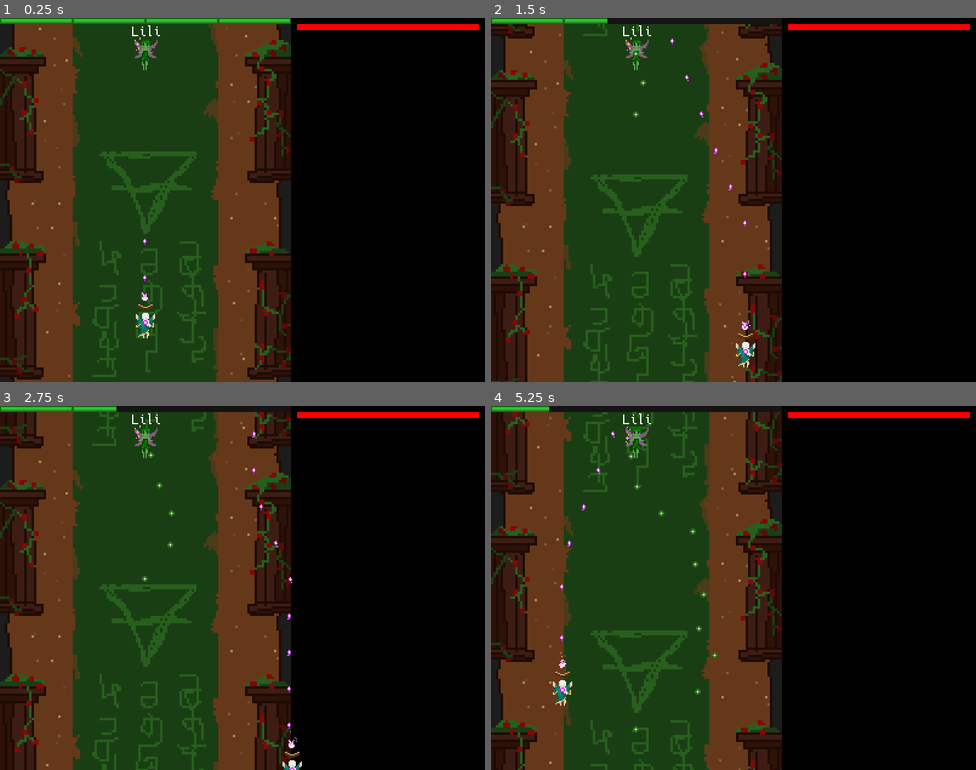
Above: before the commit, frames 1-4 (two rows, left to right).
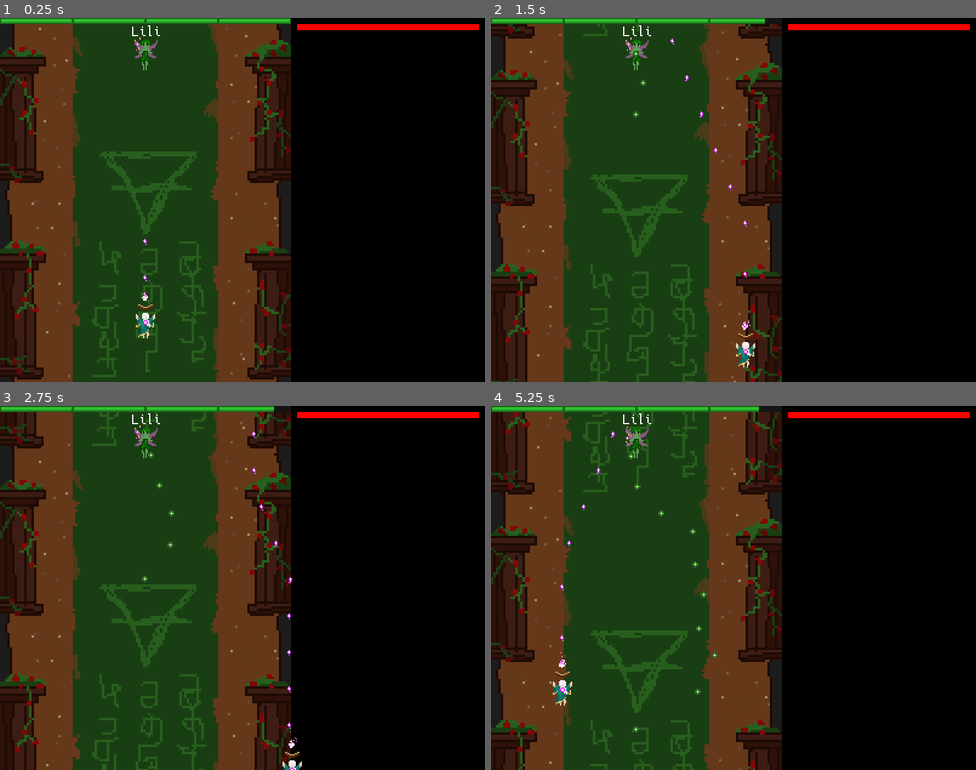
Above: after the commit, the same moments.

Repository: Voltinus/rimu
Game: Godot game, scene res://levels/Level2Earth/Level2Earth.tscn
The game is run twice, just before and just after one commit, with the same random seed, the same clock (stepped at 60 frames per second) and the same inputs. This scene is started directly instead of the project's main scene.
Inputs:
- Up to frame 1 (0.25 s): no input
- Up to frame 2 (1.5 s): tap Enter (dialogue_skip) at 0.5 s; hold D (move_right) 0.53-1.28 s; hold S (move_down) from 1.28 s (still down)
- Up to frame 3 (2.75 s): release S (move_down) at 2.03 s; hold D (move_right) from 2.03 s (still down)
- Up to frame 4 (5.25 s): release D (move_right) at 2.78 s; hold W (move_up) 2.78-3.53 s; hold A (move_left) 3.53-5.03 s; hold S (move_down) from 5.03 s (still down)

The runs differ from the first frame. In frame 1, less than 0.1% of the frame differs, in the area x 29-31%, y 61-78%; in frame 2, 0.6%; in frame 3, 0.6%; in frame 4, 0.8%, in the area x 12-56%, y 0-72%.

Commit message:
Changing scripts to typed GDScript

Diff:
--- a/actors/Enemy/Enemy.gd
+++ b/actors/Enemy/Enemy.gd
@@ -1,7 +1,8 @@
 extends KinematicBody2D
+class_name Enemy
 
 
-const MAX_HP = 10
+const MAX_HP = 100
 var hp = MAX_HP
 var alive = true
 var _element = null
@@ -27,7 +28,7 @@
 
 func init(element):
 	_element = element
-	$AnimatedSprite.animation = element
+	($AnimatedSprite as AnimatedSprite).animation = element
 	do_state()
 
 
@@ -52,7 +53,7 @@
 
 	hp = max(0, hp - damage)
 	emit_signal('hitted', float(hp)/MAX_HP)
-	$AnimationPlayer.play('damage')
+	($AnimationPlayer as AnimationPlayer).play('damage')
 	if hp == 0:
 		emit_signal('died')
 		alive = false
@@ -149,6 +150,6 @@
 		return
 
 	var node = Bullet.instance()
-	var vel = (get_node('../Player').position - position).normalized()
+	var vel = ((get_node('../Player') as Player).position - position).normalized()
 	node.init(vel, position, _element)
 	get_parent().add_child(node)
--- a/actors/Enemy/Enemy.tscn
+++ b/actors/Enemy/Enemy.tscn
@@ -137,7 +137,6 @@
 [node name="AnimatedSprite" type="AnimatedSprite" parent="."]
 frames = SubResource( 16 )
 animation = "fire"
-frame = 1
 playing = true
 
 [node name="CollisionShape2D" type="CollisionShape2D" parent="."]
--- a/actors/Player/Player.gd
+++ b/actors/Player/Player.gd
@@ -1,19 +1,19 @@
 extends KinematicBody2D
+class_name Player
 
 
-var velocity = Vector2()
-export var speed = 120
-export var max_hp = 20
-var hp = max_hp
+var velocity: Vector2
+export var speed: int = 120
+export var max_hp: int = 20
+var hp: int = max_hp
 
-var Bullet = preload("res://objects/PlayerBullet/PlayerBullet.tscn")
-
+var Bullet: PackedScene = preload("res://objects/PlayerBullet/PlayerBullet.tscn")
 
 signal hitted(hp_left)
 signal died
 
 
-func _physics_process(_delta):
+func _physics_process(_delta) -> void:
 	velocity = Vector2(0, 0)
 	if Input.is_action_pressed("move_left"):
 		velocity.x -= 1
@@ -32,15 +32,15 @@
 	var _collisions = move_and_slide(velocity * speed)
 
 
-func _on_ShootTimer_timeout():
-	var node = Bullet.instance()
+func _on_ShootTimer_timeout() -> void:
+	var node: PlayerBullet = Bullet.instance()
 	node.init(Vector2(0, -1), position + Vector2(0, -20))
 	get_parent().add_child(node)
 
 
-func hit(damage):
-	$AnimationPlayer.play("damage")
-	hp = max(0, hp - damage)
+func hit(damage: int) -> void:
+	($AnimationPlayer as AnimationPlayer).play("damage")
+	hp = int(max(0, hp - damage))
 	emit_signal("hitted", float(hp)/max_hp)
 	if hp == 0:
 		emit_signal("died")
@@ -48,5 +48,5 @@
 		self.queue_free()
 
 
-func _on_Enemy_died():
-	$ShootTimer.stop()
+func _on_Enemy_died() -> void:
+	($ShootTimer as Timer).stop()
--- a/actors/Player/Player.tscn
+++ b/actors/Player/Player.tscn
@@ -110,6 +110,7 @@
 [node name="AnimatedSprite" type="AnimatedSprite" parent="Flames"]
 position = Vector2( 0, -20 )
 frames = SubResource( 12 )
+frame = 1
 playing = true
 __meta__ = {
 "_edit_group_": true
@@ -124,6 +125,5 @@
 [node name="Shield" type="AnimatedSprite" parent="."]
 visible = false
 frames = SubResource( 8 )
-frame = 4
 playing = true
 [connection signal="timeout" from="ShootTimer" to="." method="_on_ShootTimer_timeout"]
--- a/levels/EndOfVersion/EndOfVersion.tscn
+++ b/levels/EndOfVersion/EndOfVersion.tscn
@@ -21,6 +21,9 @@
 align = 1
 valign = 1
 autowrap = true
+__meta__ = {
+"_edit_use_anchors_": false
+}
 
 [node name="ButtonMainMenu" type="Button" parent="."]
 margin_left = 150.0
--- a/levels/Level1Fire/Enemy.gd
+++ b/levels/Level1Fire/Enemy.gd
@@ -19,10 +19,13 @@
 	]
 
 	states2 = [
+		{ "speed": 1 },
+		{ "target": Vector2(0.5, 0.1) },
 		{ "shooting": false },
-		{ "speed": 2 },
-		{ "target": Vector2(0.5, 0.1) },
-		{ "callback": "curtain" }
+		{ "callback": "curtain" },
+		{ "callback": "fire_lines" },
+		{ "callback": "triple_burst" },
+
 	]
 
 func byle_jak():
@@ -46,9 +49,30 @@
 	callback_ended = true
 
 func curtain():
+	for i in range(5):
+		for j in range(10):
+			for k in range(2):
+				var node = Bullet.instance()
+				var vel = Vector2(0, 1)
+				var pos
+				if k:
+					pos = Vector2(Global.game_width() * (0.1 + i/12.0), -3)
+				else:
+					pos = Vector2(Global.game_width() * (0.9 - i/12.0), -3)
+				node.init(vel, pos, _element)
+				get_parent().add_child(node)
+			yield(get_tree().create_timer(0.15), 'timeout')
+		yield(get_tree().create_timer(0.3), 'timeout')
+	callback_ended = true
 
-
-
+func fire_lines():
+	for i in range(3):
+		var node = FireLine.instance()
+		node.position = Vector2(Global.game_width() * 0.5, Global.game_height() * (0.1 + i*0.3 + randf()/5))
+		print(node.position)
+		get_parent().add_child(node)
+		yield(get_tree().create_timer(0.3), 'timeout')
+	yield(get_tree().create_timer(5), 'timeout')
 	callback_ended = true
 
 func spawn_lava_walls():
@@ -59,17 +83,17 @@
 	pass
 
 func _on_ShootTimer_timeout():
-	if not alive or !shooting or get_node('../Player') == null:
+	if not alive or !shooting or (get_node('../Player') as Player) == null:
 		return
 
 	if float(hp)/MAX_HP < 0.5:
 		for i in range(3):
 			var node = Bullet.instance()
-			var vel = (get_node('../Player').position - position + Vector2((i-1)*10, 0)).normalized()
+			var vel = ((get_node('../Player') as Player).position - position + Vector2((i-1)*10, 0)).normalized()
 			node.init(vel, position, 'flame')
 			get_parent().add_child(node)
 	else:
 		var node = Bullet.instance()
-		var vel = (get_node('../Player').position - position).normalized()
+		var vel = ((get_node('../Player') as Player).position - position).normalized()
 		node.init(vel, position, _element)
 		get_parent().add_child(node)
--- a/levels/Story/Story.gd
+++ b/levels/Story/Story.gd
@@ -2,12 +2,12 @@
 
 
 func _ready():
-	$Label.text  = "  " + tr("STORY1")
-	$Label.text += "\n  " + tr("STORY2")
-	$Label.text += "\n  " + tr("STORY3")
-	$Label.text += "\n  " + tr("STORY4")
+	($Label as Label).text = "  " + tr("STORY1")
+	($Label as Label).text += "\n  " + tr("STORY2")
+	($Label as Label).text += "\n  " + tr("STORY3")
+	($Label as Label).text += "\n  " + tr("STORY4")
 
 
-func _input(event):
+func _input(event: InputEvent):
 	if event.is_action_pressed("dialogue_skip"):
 		Global.goto_scene("Dialogue1FerenBefore")
--- a/objects/EnemyBullet/EnemyBullet.gd
+++ b/objects/EnemyBullet/EnemyBullet.gd
@@ -10,7 +10,7 @@
 	velocity = vel.normalized()
 	position = pos
 	_element = elem
-	$AnimatedSprite.play(elem)
+	($AnimatedSprite as AnimatedSprite).play(elem)
 
 
 func _physics_process(delta):
--- a/objects/FireLine/FireLine.gd
+++ b/objects/FireLine/FireLine.gd
@@ -22,7 +22,7 @@
 
 var burning = false    # States if line is on fire
 var accumulator = 0    # Accumulator for gathering delta, until in exceeds the INTERVAL
-const INTERVAL = 0.5   # Interval in seconds in which player should take damage
+const INTERVAL = 0.2   # Interval in seconds in which player should take damage
 
 func _physics_process(delta):
 	accumulator += delta
--- a/objects/PlayerBullet/PlayerBullet.gd
+++ b/objects/PlayerBullet/PlayerBullet.gd
@@ -1,19 +1,22 @@
 extends Area2D
-
+class_name PlayerBullet
 
 const _SPEED = 300
 var velocity = Vector2()
 
 
 func init(vel, pos):
-	velocity = vel.normalized()
+	if vel.length() >= 1:
+		velocity = vel.normalized()
+	else:
+		velocity = vel
 	position = pos
 
 
 func _physics_process(delta):
 	position.x += velocity.x * _SPEED * delta
 	position.y += velocity.y * _SPEED * delta
-	if position.x < -5 or position.x > 245 or position.y < -5 or position.y > 305:
+	if position.x < -5 or position.x > Global.game_width() + 5 or position.y < -5 or position.y > Global.game_height() + 5:
 		self.queue_free()
 
 
--- a/objects/PlayerBullet/PlayerBullet.tscn
+++ b/objects/PlayerBullet/PlayerBullet.tscn
@@ -2,7 +2,6 @@
 
 [ext_resource path="res://objects/PlayerBullet/bullet_player.png" type="Texture" id=1]
 [ext_resource path="res://objects/PlayerBullet/PlayerBullet.gd" type="Script" id=2]
-
 
 [sub_resource type="RectangleShape2D" id=1]
 extents = Vector2( 2, 3 )
@@ -41,5 +40,6 @@
 
 [node name="AnimatedSprite" type="AnimatedSprite" parent="."]
 frames = SubResource( 5 )
+frame = 2
 playing = true
 [connection signal="body_entered" from="." to="." method="_on_PlayerBullet_body_entered"]
--- a/objects/Scroll/Scroll.gd
+++ b/objects/Scroll/Scroll.gd
@@ -1,7 +1,8 @@
 extends Area2D
+class_name Scroll
 
 
-var _element : String
+var _element: String
 
 const gradients = {
 	"fire":  [ Color(1, 1, 0.33), Color(1, 0.33, 0, 0.5) ],
@@ -11,10 +12,10 @@
 	"dark":  [ Color(1, 1, 1),    Color(1, 1, 1, 0.25) ]
 }
 
-func init(elem):
+func init(elem: String):
 	_element = elem
-	$Sprite.texture = load("res://objects/Scroll/scroll_%s.png" % elem)
-	$Particles2D.process_material.color_ramp.gradient.colors = PoolColorArray(gradients[elem])
+	($Sprite as Sprite).texture = load("res://objects/Scroll/scroll_%s.png" % elem)
+	($Particles2D as Particles2D).process_material.color_ramp.gradient.colors = PoolColorArray(gradients[elem])
 
 
 var next_scene = {
--- a/project.godot
+++ b/project.godot
@@ -8,9 +8,44 @@
 
 config_version=4
 
-_global_script_classes=[  ]
+_global_script_classes=[ {
+"base": "KinematicBody2D",
+"class": "Enemy",
+"language": "GDScript",
+"path": "res://actors/Enemy/Enemy.gd"
+}, {
+"base": "Control",
+"class": "GUI",
+"language": "GDScript",
+"path": "res://templates/Level/GUI.gd"
+}, {
+"base": "KinematicBody2D",
+"class": "Player",
+"language": "GDScript",
+"path": "res://actors/Player/Player.gd"
+}, {
+"base": "Area2D",
+"class": "PlayerBullet",
+"language": "GDScript",
+"path": "res://objects/PlayerBullet/PlayerBullet.gd"
+}, {
+"base": "Area2D",
+"class": "Scroll",
+"language": "GDScript",
+"path": "res://objects/Scroll/Scroll.gd"
+}, {
+"base": "Node2D",
+"class": "ScrollingBackground",
+"language": "GDScript",
+"path": "res://templates/ScrollingBackground/ScrollingBackground.gd"
+} ]
 _global_script_class_icons={
-
+"Enemy": "",
+"GUI": "",
+"Player": "",
+"PlayerBullet": "",
+"Scroll": "",
+"ScrollingBackground": ""
 }
 
 [application]
--- a/templates/Dialogue/Dialogue.gd
+++ b/templates/Dialogue/Dialogue.gd
@@ -1,7 +1,7 @@
 extends Control
 
 
-var textures = {
+var textures: Dictionary = {
 	"Feren":   preload("res://templates/Dialogue/character_fire.png"),
 	"Vada":    preload("res://templates/Dialogue/character_water.png"),
 	"Aria":    preload("res://templates/Dialogue/character_air.png"),
@@ -14,7 +14,7 @@
 	"Darek'h2": preload("res://templates/Dialogue/character_dark2.png")
 }
 
-var name_colors = {
+var name_colors: Dictionary = {
 	"Rimu":   Color.mediumturquoise,
 	"Feren":  Color.yellow,
 	"Vada":   Color.blue,
@@ -23,21 +23,20 @@
 	"Darek'h": Color.darkred
 }
 
-var dialogue_lines = []
-
-var current_line = 0
-var next_stage = ""
+var dialogue_lines: Array = []
+var current_line: int = 0
+var next_stage: String = ""
 
 func _ready():
 	if len(dialogue_lines) > 0:
 		_update()
 
-func init(lines, next):
+func init(lines: Array, next: String):
 	dialogue_lines = lines
 	next_stage = next
 	_update()
 
-func _input(event):
+func _input(event: InputEvent):
 	if event.is_action_pressed("dialogue_skip"):
 		current_line += 1
 		if current_line == len(dialogue_lines):
@@ -46,28 +45,28 @@
 			_update()
 
 func _update():
-	var line = dialogue_lines[current_line]
-	var name = line[0]
-	var text = line[1]
-	var unknown_name = false;
+	var line: Array = dialogue_lines[current_line]
+	var name: String = line[0]
+	var text: String = line[1]
+	var unknown_name: bool = false
 
 	if name[0] == "?":
 		unknown_name = true
 		name = name.substr(1)
 
 	if name == "Rimu":
-		$CharacterRimu.show()
-		$CharacterOther.hide()
+		($CharacterRimu as TextureRect).show()
+		($CharacterOther as TextureRect).hide()
 	else:
-		$CharacterRimu.hide()
-		$CharacterOther.show()
-		$CharacterOther.texture = textures[name]
-		$CharacterOther.texture.set_flags(3) # defaults, but without filter
+		($CharacterRimu as TextureRect).hide()
+		($CharacterOther as TextureRect).show()
+		($CharacterOther as TextureRect).texture = textures[name]
+		($CharacterOther as TextureRect).texture.set_flags(3) # defaults, but without filter
 
-	$Text.text = text
+	($Text as Label).text = text
 
 	if name[-1] == "2":
 		name = name.substr(0, len(name)-1)
 
-	$Name.text = "???" if unknown_name else name
-	$Name.modulate = name_colors[name]
+	($Name as Label).text = "???" if unknown_name else name
+	($Name as Label).modulate = name_colors[name]
--- a/templates/Level/GUI.gd
+++ b/templates/Level/GUI.gd
@@ -1,4 +1,5 @@
 extends Control
+class_name GUI
 
 
 const BOSS_NAMES = {
@@ -18,6 +19,6 @@
 }
 
 
-func init(elem):
+func init(elem: String) -> void:
 	$BossStats/Name.text = BOSS_NAMES[elem]
 	$BossStats/HPBar.modulate = BOSS_BAR_COLORS[elem]
--- a/templates/Level/Level.gd
+++ b/templates/Level/Level.gd
@@ -7,14 +7,14 @@
 var Scroll = preload("res://objects/Scroll/Scroll.tscn")
 
 
-func init(elem):
+func init(elem: String):
 	_element = elem
-	$ScrollingBackground.init(elem)
-	$GUI.init(elem)
-	$Game/Enemy.init(elem)
+	($ScrollingBackground as ScrollingBackground).init(elem)
+	($GUI as GUI).init(elem)
+	($Game/Enemy as Enemy).init(elem)
 
 
-func _scroll_fall(node):
+func _scroll_fall(node: Scroll):
 	for _i in range(30):
 		node.position.y += 1
 		yield(get_tree().create_timer(0.05), "timeout")
--- a/templates/ScrollingBackground/ScrollingBackground.gd
+++ b/templates/ScrollingBackground/ScrollingBackground.gd
@@ -1,18 +1,18 @@
 extends Node2D
-
+class_name ScrollingBackground
 
 signal scrolling_stopped
 
 
-var background
+var background: Resource
 
-func init(element):
+func init(element: String):
 	background = load("res://templates/ScrollingBackground/arena_%s.png" % element)
 
-	($Sprite as Sprite).texture  = background
-	$Sprite.texture.set_flags(3) # defaults, but without filter
-	$Sprite2.texture = background
-	$Sprite2.texture.set_flags(3)
+	($Sprite as Sprite).texture = (background as Texture)
+	($Sprite as Sprite).texture.set_flags(3) # defaults, but without filter
+	($Sprite2 as Sprite).texture = (background as Texture)
+	($Sprite2 as Sprite).texture.set_flags(3)
 
 	_start_scrolling()
 
